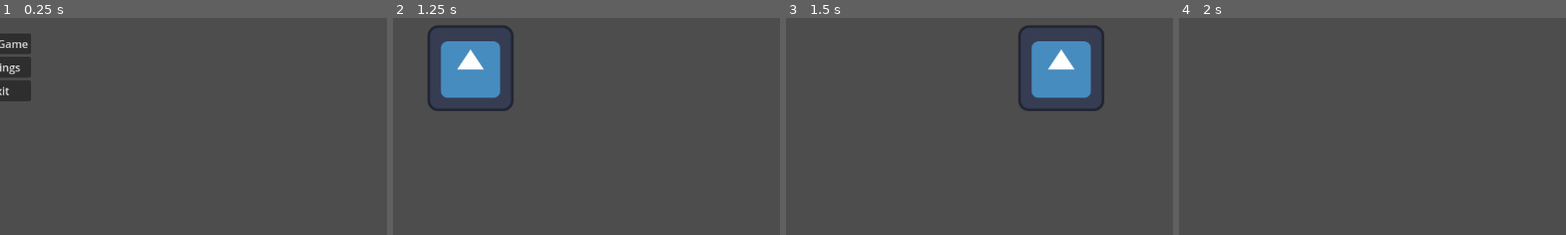
Above: before the commit, frames 1-4 (left to right).
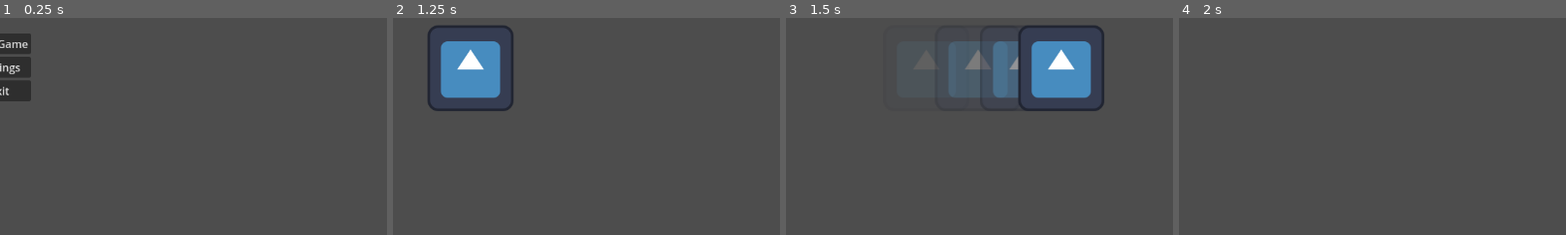
Above: after the commit, the same moments.

Repository: LorenzoFerri/GameJam2024
Game: Godot game, scene res://main_menu.tscn
Two runs of this game, one before a commit and one after it. Both use one fixed random seed, a clock stepped at 60 frames per second and the inputs below. The engine's default icon, where the game draws it, is replaced by a stand-in: a white triangle on a blue panel in a dark square.
Inputs:
- Up to frame 1 (0.25 s): no input
- Up to frame 2 (1.25 s): click "New Game" at 0.5 s
- Up to frame 3 (1.5 s): tap Enter at 1.25 s; hold D (move_right) from 1.28 s (still down); tap Shift (dash) at 1.35 s
- Up to frame 4 (2 s): keep holding D (move_right)
The pictures show only the part of the screen within x 50-100%, y 39-89%; the shares and areas given below are measured in that part.

Frames 1-2 are identical in both runs. In frame 3, 3.9% of the frame differs, in the area x 42-61%, y 3-43%; in frame 4, nothing differs.

Commit message:
dash animation

Diff:
--- a/features/player/Player.gd
+++ b/features/player/Player.gd
@@ -7,6 +7,7 @@
 @onready var dash_cooldown = $DashCooldown
 var dash_speed = 0
 @onready var dash_damping = 0.9
+@onready var dash_particle = $GPUParticles2D
 
 
 func _physics_process(delta):
@@ -20,6 +21,9 @@
 
 	dash_speed *= dash_damping
 
+	if dash_speed <= 200:
+		dash_particle.emitting = false
+
 	if Input.is_action_just_pressed("dash"):
 		dash()
 
@@ -28,6 +32,7 @@
 
 func dash():
 	if dash_cooldown.is_stopped():
+		dash_particle.emitting = true
 		dash_cooldown.start()
 		dash_speed = 2000
 
--- a/features/player/Player.tscn
+++ b/features/player/Player.tscn
@@ -1,7 +1,19 @@
-[gd_scene load_steps=4 format=3 uid="uid://c3ogrspih0uik"]
+[gd_scene load_steps=7 format=3 uid="uid://8e4v6f5px6rd"]
 
 [ext_resource type="Script" path="res://features/player/Player.gd" id="1_oweex"]
 [ext_resource type="Texture2D" uid="uid://c1uv6ygtqp4wm" path="res://icon.svg" id="2_bi8ex"]
+
+[sub_resource type="Curve" id="Curve_sb7ip"]
+_data = [Vector2(0, 0.600658), 0.0, -0.600658, 0, 1, Vector2(1, 0), -0.600658, 0.0, 1, 0]
+point_count = 2
+
+[sub_resource type="CurveTexture" id="CurveTexture_8trrd"]
+curve = SubResource("Curve_sb7ip")
+
+[sub_resource type="ParticleProcessMaterial" id="ParticleProcessMaterial_7oo71"]
+particle_flag_disable_z = true
+gravity = Vector3(0, 0, 0)
+alpha_curve = SubResource("CurveTexture_8trrd")
 
 [sub_resource type="CircleShape2D" id="CircleShape2D_otpgw"]
 radius = 72.111
@@ -9,6 +21,13 @@
 [node name="Player" type="CharacterBody2D"]
 motion_mode = 1
 script = ExtResource("1_oweex")
+
+[node name="GPUParticles2D" type="GPUParticles2D" parent="."]
+emitting = false
+amount = 4
+process_material = SubResource("ParticleProcessMaterial_7oo71")
+texture = ExtResource("2_bi8ex")
+speed_scale = 8.0
 
 [node name="Icon" type="Sprite2D" parent="."]
 texture = ExtResource("2_bi8ex")
